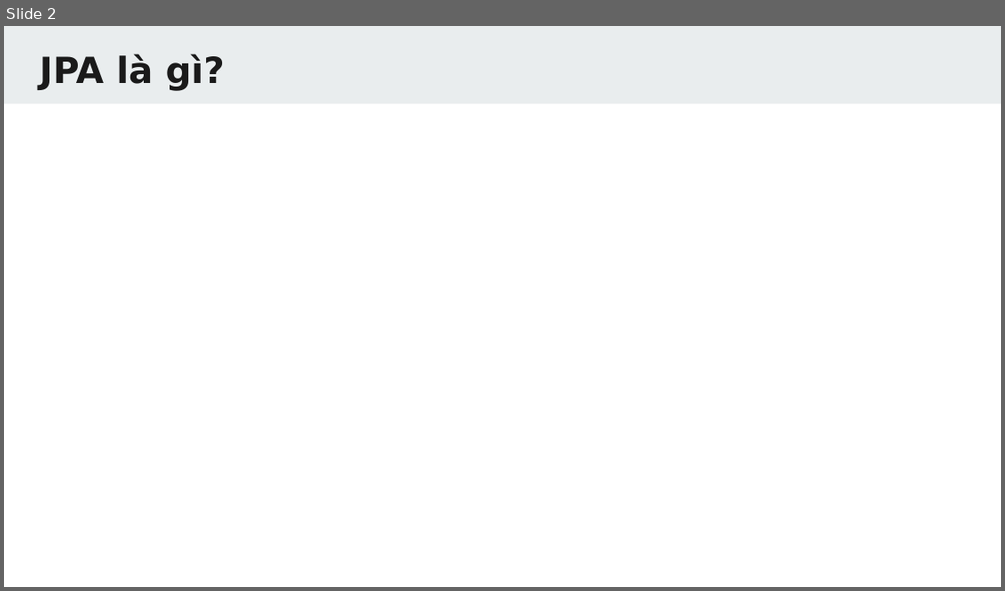
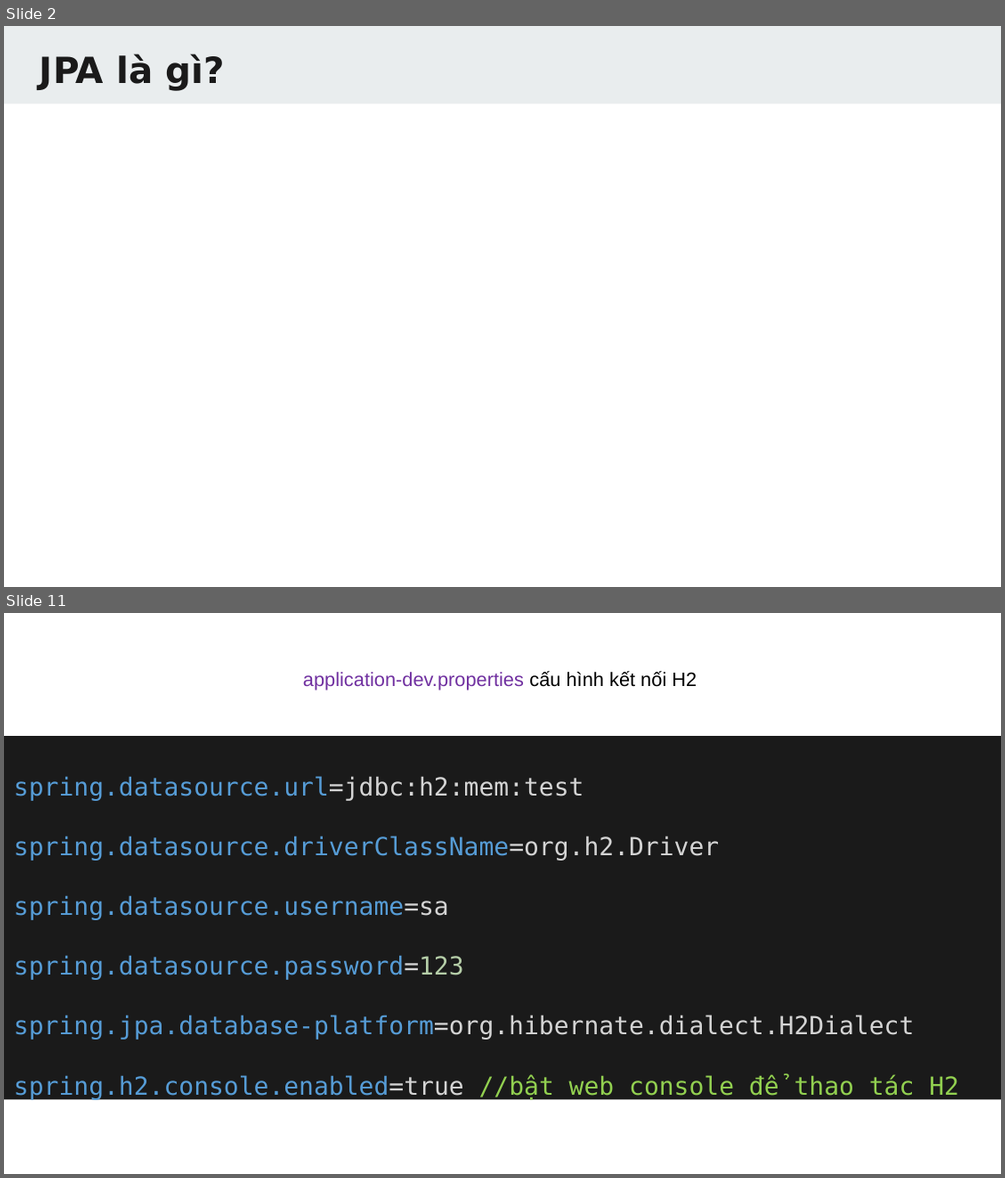
Before and after one commit to TechMaster/springboot2, a slide deck: 14 JPA/JPA.pptx. Shown one above the other, each under a label of ours: slide 2 before the commit, slides 2 and 11 after it; the slides between them are not shown. The pictures are 1005x591 and 1005x1178 pixels, drawn with LibreOffice and Linux fonts; fonts in the diff are those of the drawing. Boxes give left, top, right and bottom in pixels: in the first picture for what was removed or moved away, otherwise in the second. Text is boxed around its words. In the diff, an @@ line names an element or a change of style, - is before the commit and + after.

```diff
--- a/14 JPA/JPA.pptx
+++ b/14 JPA/JPA.pptx
@@ slide 11 added at [4,613,1001,1174], background #FFFFFF @@
@@ text added at [303,671,696,690], 14 pt, text #7030A0 @@
+application-dev.properties cấu hình kết nối H2
@@ rectangle added at [4,736,1001,1100], fill #1A1A1A, 18 pt, text #569CD6 @@
+spring.datasource.url=jdbc:h2:mem:test
+spring.datasource.driverClassName=org.h2.Driver
+spring.datasource.username=sa
+spring.datasource.password=123
+spring.jpa.database-platform=org.hibernate.dialect.H2Dialect
+spring.h2.console.enabled=true //bật web console để thao tác H2
```
Also in this commit, not shown: 75 other slides added, 40 other files.
